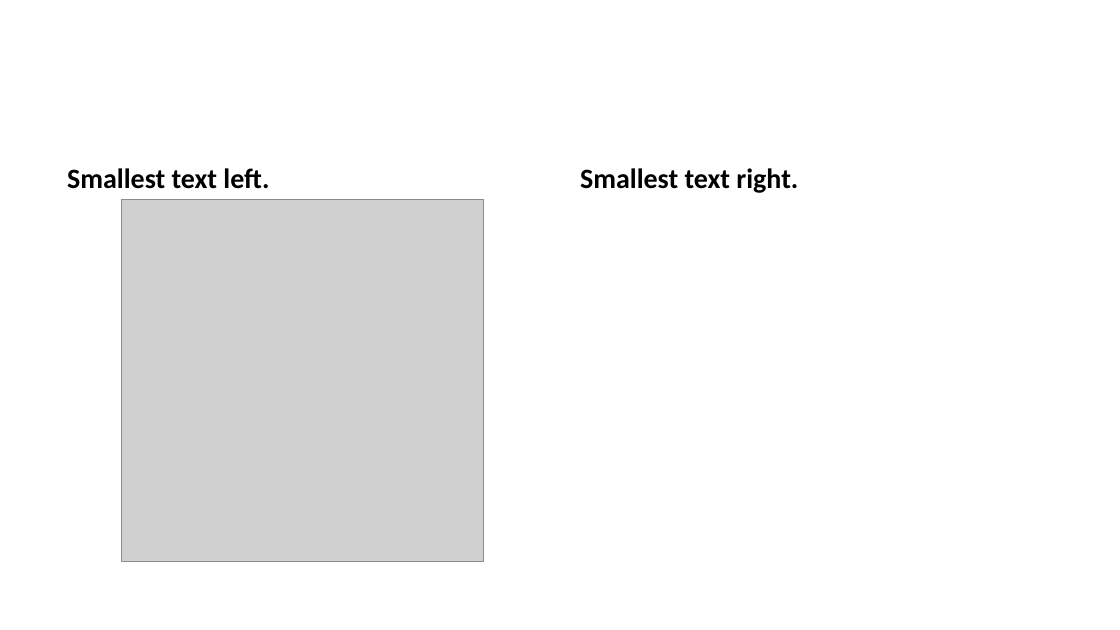
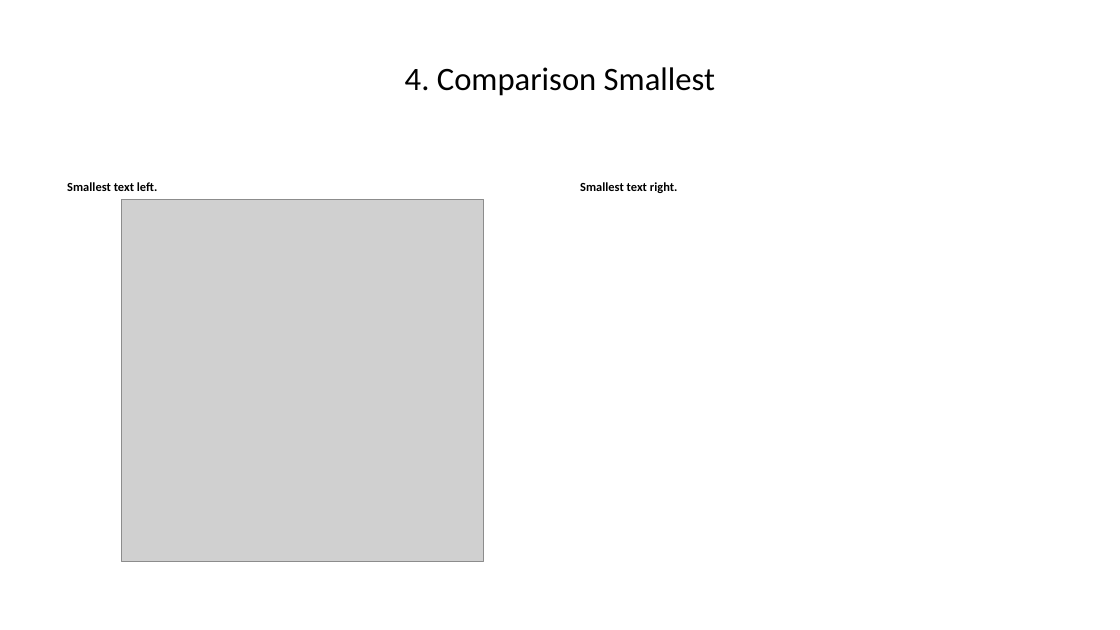
Before and after one commit to David-Rieger/quarto-pptx-layouts, a slide deck: slide 13 of example/example.pptx (slide 22 before the commit). Drawn at 1120x630 pixels with LibreOffice and Linux fonts; fonts in the diff are those of the drawing; grey boxes stand for pictures. Boxes give left, top, right and bottom in pixels: in the first picture for what was removed or moved away, otherwise in the second. Text is boxed around its words. In the diff, an @@ line names an element or a change of style, - is before the commit and + after.

```diff
--- a/example/example.pptx
+++ b/example/example.pptx
@@ title added at (x1=405, y1=67, x2=715, y2=96), 21 pt, text #000000 @@
+4. Comparison Smallest
@@ text "Smallest text left." at (x1=67, y1=182, x2=158, y2=191): size 18 to 8 pt; less space between paragraphs @@
@@ text "Smallest text right." at (x1=580, y1=182, x2=678, y2=193): size 18 to 8 pt; less space between paragraphs @@
```
Also in this commit, not shown: 7 other slides changed, 12 slides removed, 5 other files.
